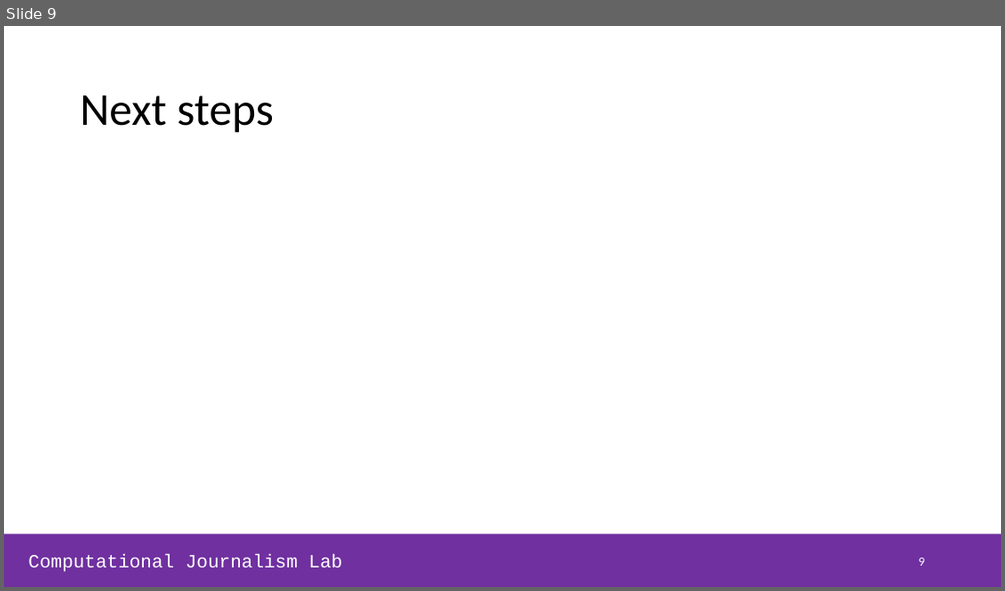
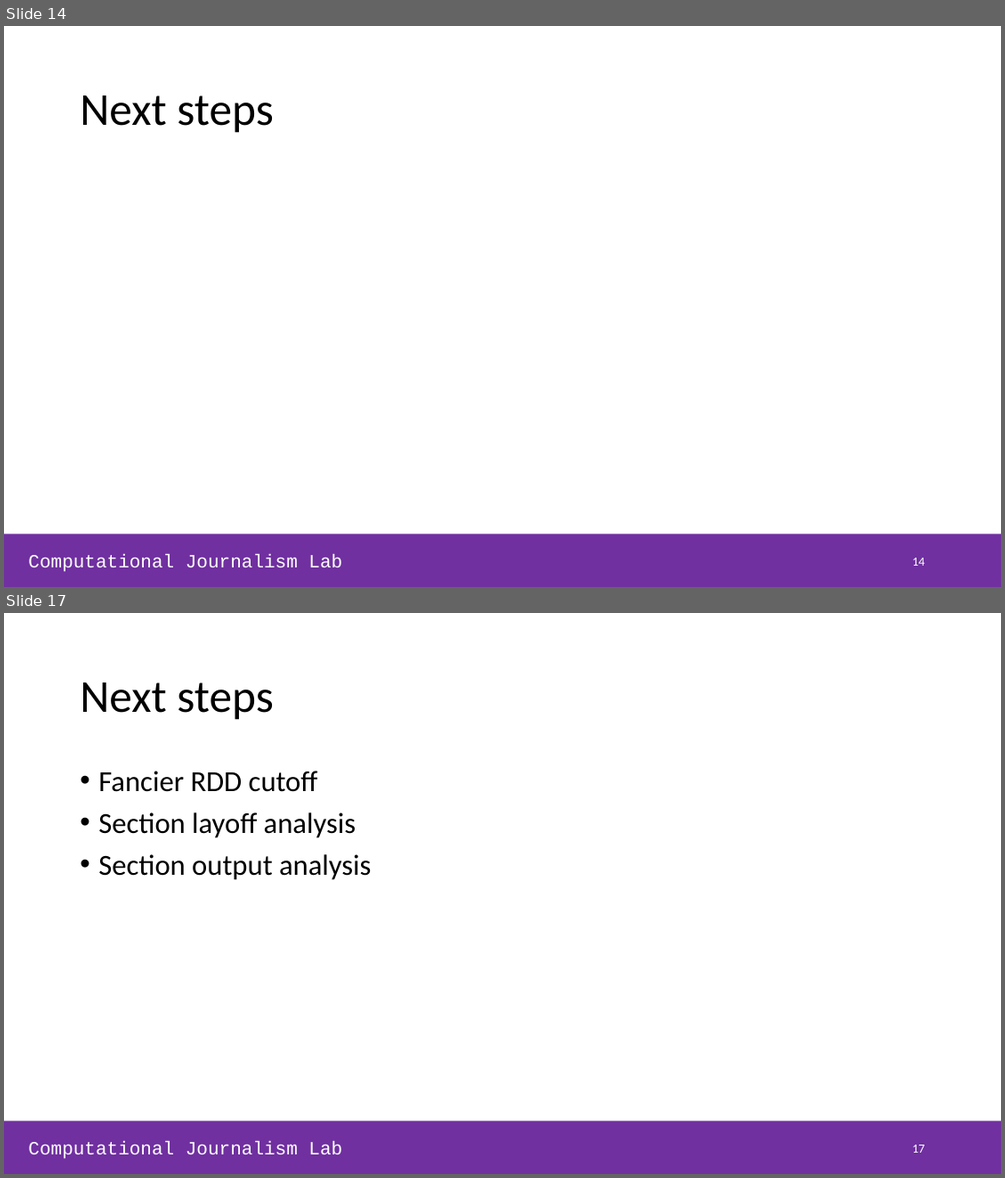
Before and after one commit to NHagar/layoffs_analysis, a slide deck: slides_lab-meeting.pptx. Shown one above the other, each under a label of ours: slide 9 before the commit, slides 14 and 17 after it; the slides between them are not shown. The pictures are 1005x591 and 1005x1178 pixels, drawn with LibreOffice and Linux fonts; fonts in the diff are those of the drawing. Boxes give left, top, right and bottom in pixels: in the first picture for what was removed or moved away, otherwise in the second. Text is boxed around its words. In the diff, an @@ line names an element or a change of style, - is before the commit and + after.

```diff
--- a/slides_lab-meeting.pptx
+++ b/slides_lab-meeting.pptx
@@ slide 17 added at [4,613,1001,1174], background #FFFFFF; not listed: 2 template elements that a slide beside it also shows @@
@@ title added at [80,682,274,720], 44 pt, text #000000 @@
+Next steps
@@ text added at [98,771,371,880], 28 pt, text #000000 @@
+• Fancier RDD cutoff
+• Section layoff analysis
+• Section output analysis
@@ page number added at [912,1144,924,1152], 12 pt, text #FFFFFF @@
+17
@@ what was slide 9 is now slide 14 @@
@@ page number at [912,557,924,565]: text changed @@
-9
+14
```
Also in this commit, not shown: 2 slides changed, 9 other slides added, 1 slide removed, 5 other files.
